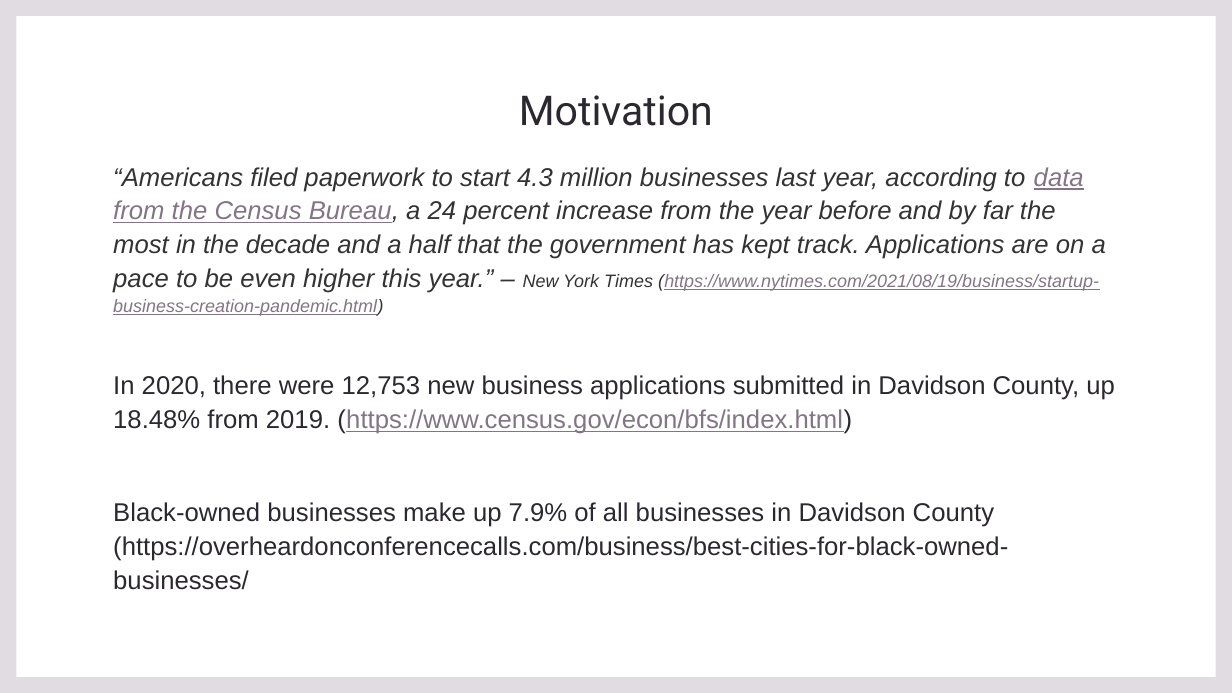
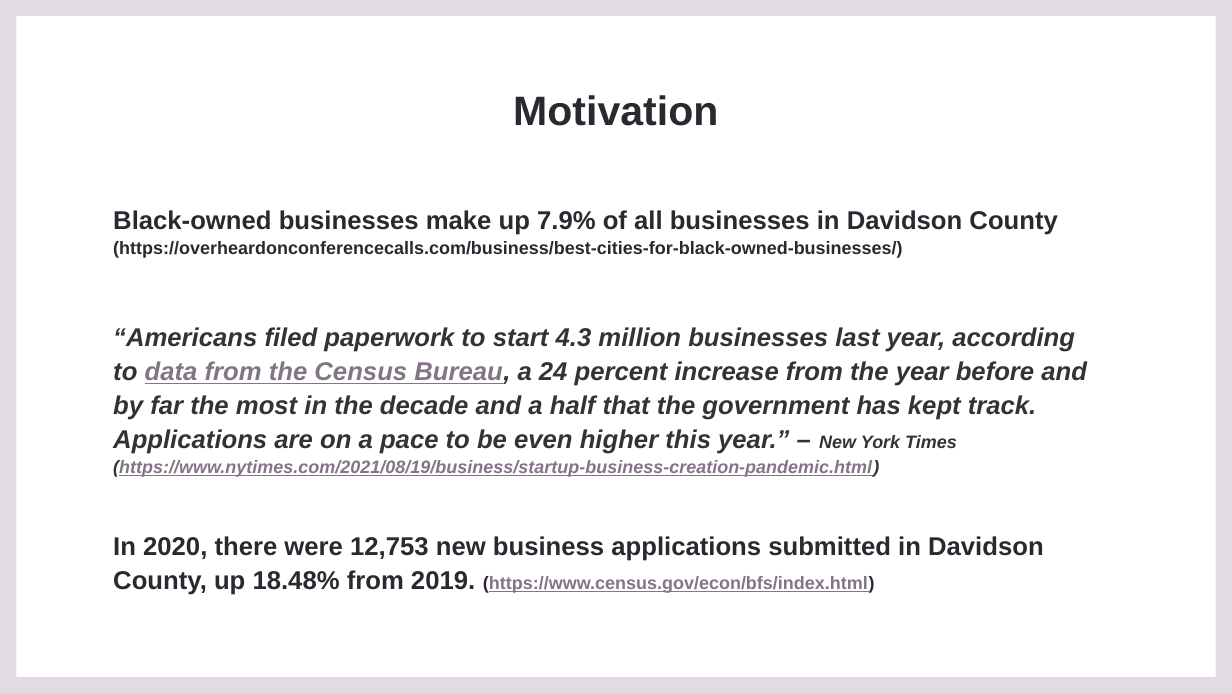
Before and after one commit to tarynpatterson/nashville-businesses-in-black-communities, a slide deck: slide 2 of Nashville Businesses in Black Communities.pptx. Drawn at 1232x693 pixels with LibreOffice and Linux fonts; fonts in the diff are those of the drawing; background and template pictures are left out. Boxes give left, top, right and bottom in pixels: in the first picture for what was removed or moved away, otherwise in the second. Text is boxed around its words. In the diff, an @@ line names an element or a change of style, - is before the commit and + after.

```diff
--- a/Nashville Businesses in Black Communities.pptx
+++ b/Nashville Businesses in Black Communities.pptx
@@ title "Motivation" at bbox=[513, 95, 718, 126]: font Roboto to Arial, bold on @@
@@ text at bbox=[113, 210, 1057, 258]: paragraph added @@
+Black-owned businesses make up 7.9% of all businesses in Davidson County (https://overheardonconferencecalls.com/business/best-cities-for-black-owned-businesses/)
@@ text at bbox=[113, 327, 1087, 595]: bold on in "“Americans filed paperwork to start 4.3 million ...", "In 2020, there were 12,753 new business ..."; size 20 to 14 pt in "(https://www.census.gov/econ/bfs/index.html)" @@
@@ text at bbox=[113, 502, 1008, 590]: paragraph removed @@
-Black-owned businesses make up 7.9% of all businesses in Davidson County (https://overheardonconferencecalls.com/business/best-cities-for-black-owned-businesses/
```
Also in this commit, not shown: 3 other slides changed, 5 slides added, 8 other files.
